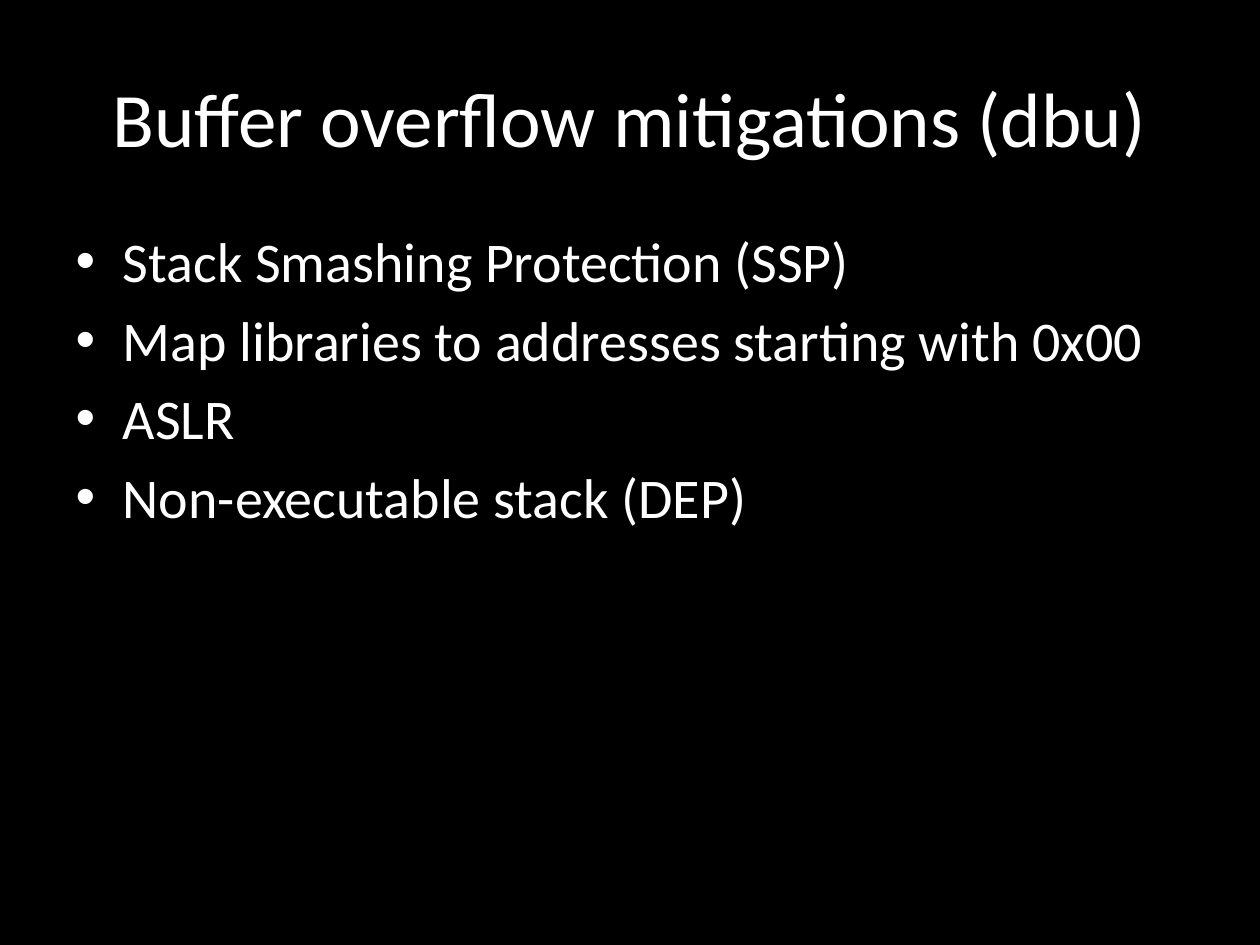
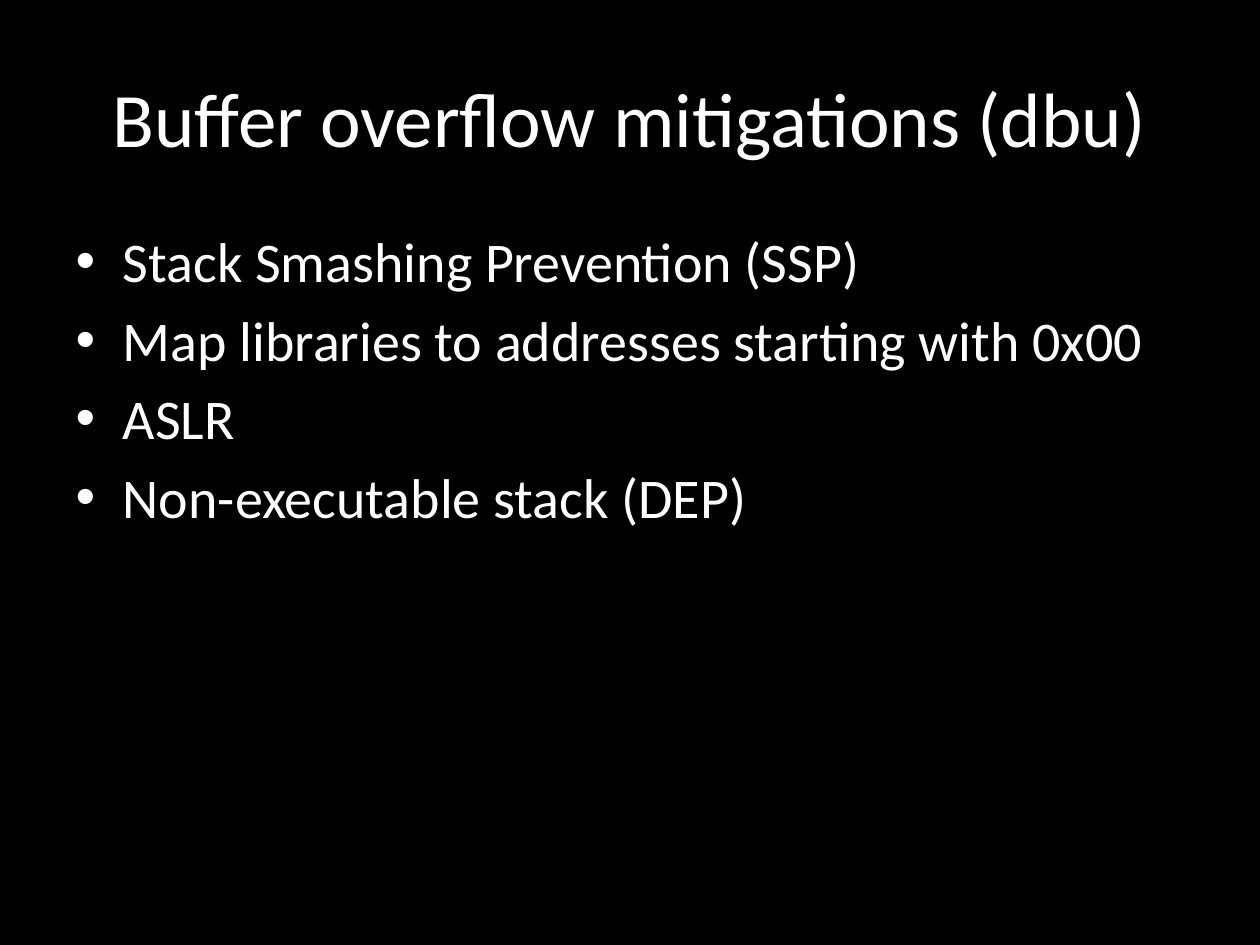
Before and after one commit to wuurrd/techzonepresentation, a slide deck: slide 15 of presentation.pptx (slide 12 before the commit). Drawn at 1260x945 pixels with LibreOffice and Linux fonts; fonts in the diff are those of the drawing. Boxes give left, top, right and bottom in pixels: in the first picture for what was removed or moved away, otherwise in the second. Text is boxed around its words. In the diff, an @@ line names an element or a change of style, - is before the commit and + after.

```diff
--- a/presentation.pptx
+++ b/presentation.pptx
@@ text at (x1=123, y1=241, x2=859, y2=292): text changed @@
-• Stack Smashing Protection (SSP)
+• Stack Smashing Prevention (SSP)
```
Also in this commit, not shown: 4 other slides changed, 5 slides added, 1 slide removed.
